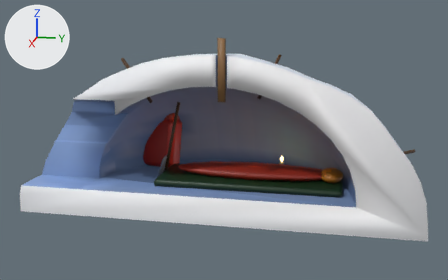
One commit to the glTF model assets/models/shelters/Quinzhee_section.glb: the scene before it, then after it.
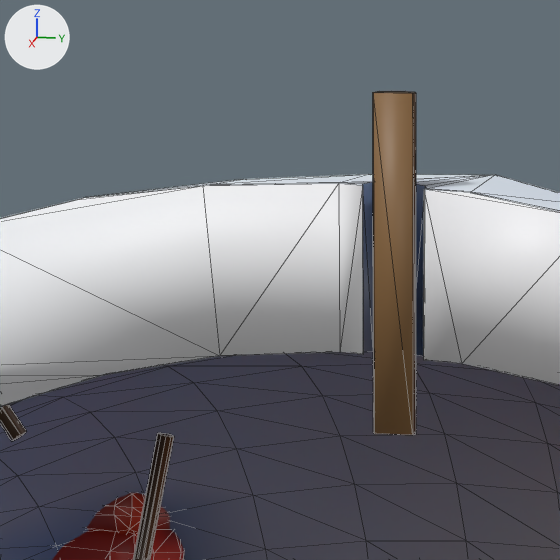
The first picture shows the older version from a 50 mm lens placed at (5.92, 1.31, 2.09), pointed at (-0.98, -0.07, 0.37). The close-ups show the older and then the newer version on the part from 33% to 56% of the width and 8% to 45% of the height of that picture. Only the edits that show in the close-ups are written down. Arrows for +X, +Y and +Z are at upper left; the lights stay in place. The close-ups show mesh edges as thin lines. Vertices at exactly the same position are counted once.

The first close-up shows 'sec_mound', 'sec_pack', 'sec_packlid', 'sec_shovel_shaft', 'sec_vent' and 1 more.
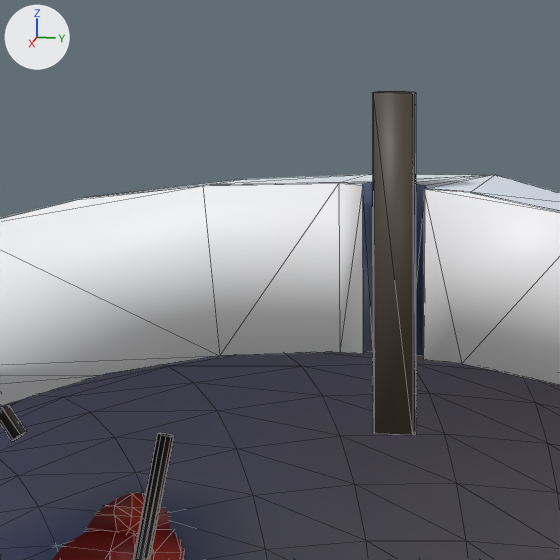
Pixel boxes (x1, y1, x2, y2) of what changed, in the close-ups (560 x 560 px):
'sec_vent', surface changed, recoloured: (373, 91, 416, 435) in both
part 1 of me_sec_vent, recoloured: (373, 91, 416, 435) in both
part 2 of me_sec_vent, recoloured: (373, 93, 416, 435) in both

The change, as a diff of the scene's bpy script:
```diff
--- a/assets/models/shelters/Quinzhee_section.glb.py
+++ b/assets/models/shelters/Quinzhee_section.glb.py
@@ mat_woodcut @@
 n2 = _N.new('ShaderNodeMix'); n2.name = 'Mix'
 n2.inputs[0].default_value = 1.0  # 'Factor'
-n2.inputs[7].default_value = (0.5, 0.37, 0.23, 1.0)  # 'B', beige #bca484
+n2.inputs[7].default_value = (0.27, 0.24, 0.21, 1.0)  # 'B', grey #8e867e
 n3 = _N.new('ShaderNodeVertexColor'); n3.name = 'Color Attribute'
@@ me_sec_vent @@
 me_sec_vent.from_pydata(...)  # 16 vertices, 28 faces; spans x -0.038..0.012, y 0.06..0.14, z 1.0..1.62
 # used by ob_sec_vent; location = (0.0, 0.0, 0.0)
+# me_sec_vent part 1: 8 faces centred in x -0.033..0.012, y 0.064..0.128, z 1.207..1.62 are repainted in the vertex colours; the middle colour goes from brown #9c8262 to grey #78726a
+# me_sec_vent part 2: 8 faces centred in x -0.028..0.008, y 0.061..0.139, z 1.207..1.413 are repainted in the vertex colours; the middle colour goes from brown #87704e to brown #676154
 me_sec_vent.materials.append(mat_wood)
```
